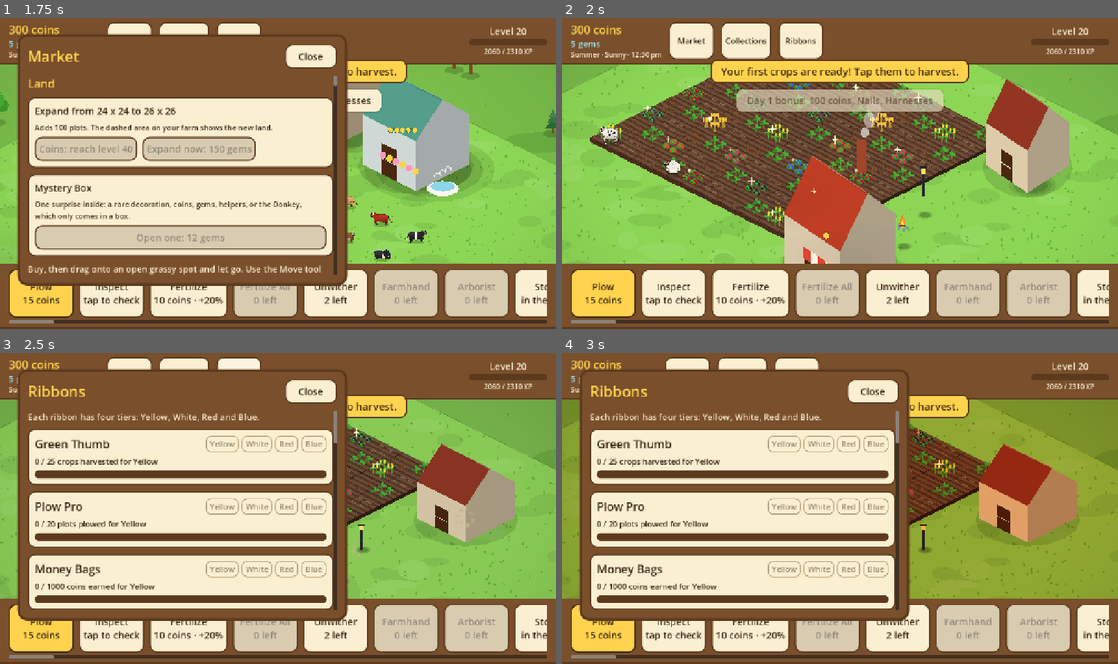
Above: before the commit, frames 1-4 (two rows, left to right).
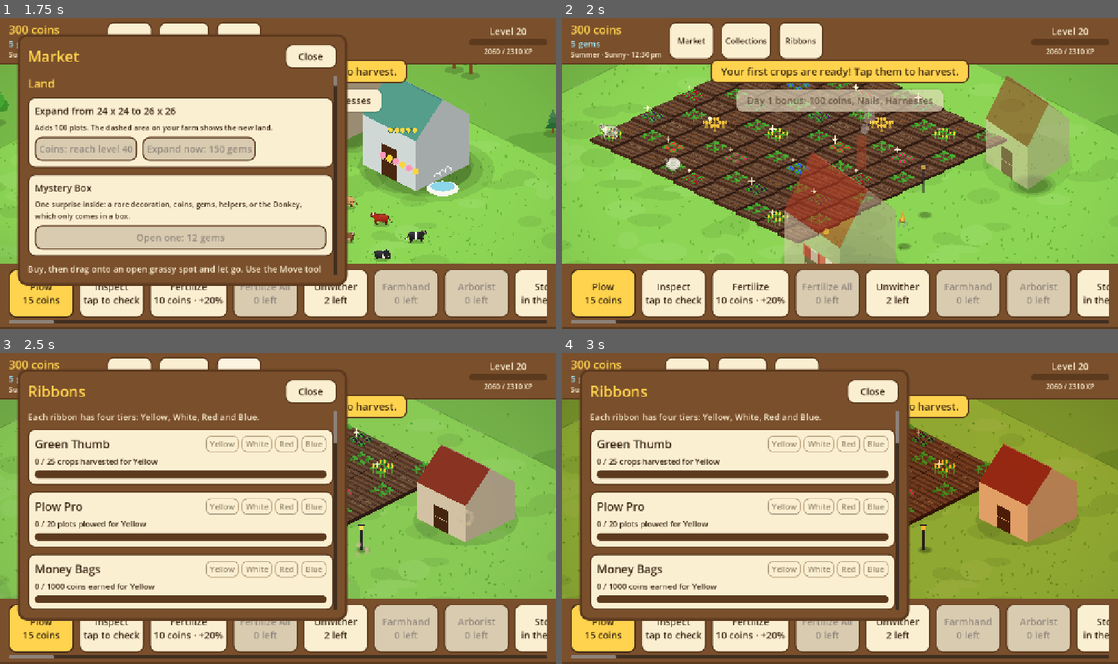
Above: after the commit, the same moments.

Repository: aniket-patra-1998/farm-game
Game: Godot game, scene res://tests/shots.tscn
Same seed, same stepped clock (60 frames per second), same inputs: the game is played once before the commit and once after it. This scene is started directly instead of the project's main scene.
Inputs:
- Up to frame 1 (1.75 s): click "Market" at 0.5 s; click "Collections" at 1.25 s
- Up to frame 2 (2 s): no input
- Up to frame 3 (2.5 s): click "Ribbons" at 2 s
- Up to frame 4 (3 s): click "Plow 15 coins" at 2.75 s

Frame 1 is identical in both runs. In frame 2, 16% of the frame differs, in the area x 5-92%, y 18-80%; in frame 3, 0.1%; in frame 4, nothing differs.

Commit message:
Babies: one look and one temperament for every species
Young animals are built from their parent's rig by one rule set (data/animal_
rigs.json "young"): smaller, with a bigger head and eyes, a shorter, rounder
body on long gangly legs, a short tail and a lighter coat, no horns, udder or
beard; chicks and poults are fluffy balls of down with a stub of a tail. Every
baby also shares one temperament: restless, with frolics (dashes where the body
springs off the ground and the legs tuck, often chained). New test and a sheet
of grown-ups beside their babies.

Co-Authored-By: Claude Opus 5.5 <noreply@anthropic.com>
Claude-Session: https://claude.ai/code/session_014fNSr1566M9NhC2mwnPott

Diff:
--- a/data/animal_rigs.json
+++ b/data/animal_rigs.json
@@ -1,6 +1,6 @@
 {
-  "_doc": "How each animal is built and how it behaves, for  …(432 unchanged characters)… r weights pick what an animal does next.",
-  "young": {"scale": 0.66, "head_scale": 1.3, "udder": false, "horns": "none", "beard": false, "comb": false, "wattle": false},
+  "_doc": "How each animal is built and how it behaves, for  …(432 unchanged characters)… r weights pick what an animal does next. Young animals (young) share one look and one way of behaving whatever their species: scaled down, with a bigger head and eyes, a shorter rounder body, long gangly legs, a short tail, and their own behaviour weights (frolic: bursts of bouncing play); by_type adjusts that for birds (fluffy chicks).",
+  "young": {"scale": 0.62, "head_scale": 1.35, "eye_scale": 1.5, "body_scale": [0.8, 0.96], "leg_scale": 1.18, "neck_scale": 0.75, "tail_scale": 0.55, "speed_scale": 1.3, "lighten": 0.08, "udder": false, "horns": "none", "beard": false, "comb": false, "wattle": false, "tusks": false, "display": false, "behaviour": {"frolic": 0.22, "walk": 0.26, "graze": 0.2, "idle": 0.14, "look": 0.18}, "by_type": {"bird": {"body_scale": [0.88, 1.0], "leg_scale": 1.0, "neck_scale": 0.55, "fluff": true, "tail": "nub", "eye_scale": 1.3}}},
   "families": {
     "cow": {"type": "quad", "body": [27, 14], "leg": 16, "neck": [15, 10], "neck_up": -0.5, "head": [15, 11],
       "muzzle": "pink", "ears": "side", "horns": "nubs", "tail": "tuft", "tail_len": 22, "udder": true,
--- a/scripts/world/animals/animal_art.gd
+++ b/scripts/world/animals/animal_art.gd
@@ -26,7 +26,7 @@
 static func draw(ci: CanvasItem, ground: Vector2, it: Dictionary, ready: bool, pose: AnimalPose = null) -> void:
 	var p: AnimalPose = pose if pose != null else AnimalPose.rest()
 	var rig := AnimalRig.of(it)
-	var body := Color.html(str(it.get("color", "#ffffff")))
+	var body := Color.html(str(it.get("color", "#ffffff"))).lightened(rig.num("lighten", 0.0))
 	var accent := Color.html(str(it.get("accent", "#333333")))
 	var top: float
 	match rig.type:
--- a/scripts/world/animals/animal_behaviour.gd
+++ b/scripts/world/animals/animal_behaviour.gd
@@ -1,14 +1,15 @@
 class_name AnimalBehaviour
 extends RefCounted
 ## What one animal is doing, decided like FarmVille's animals did it: little walks around its spot,
-## long spells of grazing or pecking, looking around, the odd flap or tail fan. Runs a small state
+## long spells of grazing or pecking, looking around, the odd flap or tail fan. Babies of every species
+## share one temperament (their rig's young behaviour): restless, with bursts of bouncing play (frolic). Runs a small state
 ## machine and writes an AnimalPose every frame; the animal's piece reads `offset` and `facing`.
 ##
 ## Every value eases toward its target (no snapping), the walk cycle advances with the distance actually
 ## walked (so feet stay planted), and each animal has its own random stream, seeded by its uid, so a farm
 ## looks the same every time it loads but no two animals move in step.
 
-enum State { IDLE, WALK, GRAZE, LOOK, FLAP, DISPLAY }
+enum State { IDLE, WALK, GRAZE, LOOK, FLAP, DISPLAY, FROLIC }
 
 const TURN_SPEED := 7.0          # facing changes through 0: the body narrows, then widens the other way
 const STRIDE_EASE := 7.0         # how fast the legs blend between standing and walking
@@ -23,6 +24,9 @@
 const SWISH_TIME := 1.2
 const MIN_WALK := 0.35           # a walk covers at least this share of the wander range
 const ARRIVED := 0.6             # px
+const FROLIC_SPEED := 2.4        # a frolic is a dash: this many times walking speed
+const BOUNCE_RATE := 3.0         # bounces a second while frolicking
+const FROLIC_AGAIN := 0.45       # chance a frolic runs straight into another
 
 const DURATIONS := {
 	State.IDLE: Vector2(1.5, 4.0),
@@ -31,6 +35,7 @@
 	State.LOOK: Vector2(1.2, 2.6),
 	State.FLAP: Vector2(0.6, 0.9),
 	State.DISPLAY: Vector2(2.5, 4.0),
+	State.FROLIC: Vector2(1.0, 2.2),
 }
 
 var rig: AnimalRig
@@ -75,7 +80,7 @@
 	delta = minf(delta, 0.1)  # a long frame (a hitch, the app resuming) doesn't fling animals across the farm
 	pose.time += delta
 	_left -= delta
-	if state == State.WALK:
+	if state == State.WALK or state == State.FROLIC:
 		_walk(delta)
 	if _left <= 0.0:
 		_choose_next()
@@ -104,6 +109,8 @@
 	match next:
 		"walk":
 			_start_walk()
+		"frolic":
+			_start_walk(true)
 		"graze", "peck":
 			_enter(State.GRAZE)
 		"look":
@@ -123,7 +130,7 @@
 	_left = seconds if seconds >= 0.0 else _rng.randf_range(d.x, d.y)
 
 
-func _start_walk() -> void:
+func _start_walk(frolic := false) -> void:
 	# A spot inside the wander ellipse, far enough away to be worth the walk.
 	for attempt in 6:
 		var a := _rng.randf() * TAU
@@ -134,7 +141,7 @@
 			break
 	if absf(_target.x - offset.x) > 1.0:
 		facing = signf(_target.x - offset.x)
-	_enter(State.WALK)
+	_enter(State.FROLIC if frolic else State.WALK)
 
 
 ## Distance in units of the wander ellipse (1 = its edge).
@@ -145,16 +152,20 @@
 func _walk(delta: float) -> void:
 	var to := _target - offset
 	if to.length() <= ARRIVED:
-		_enter(State.IDLE)
+		if state == State.FROLIC and _rng.randf() < FROLIC_AGAIN:
+			_start_walk(true)  # and off again
+		else:
+			_enter(State.IDLE)
 		return
 	# Speed follows the legs: slow while they blend in, full once walking.
-	var step := minf(to.length(), rig.num("speed", 10.0) * rig.scale * delta * maxf(pose.stride, 0.15))
+	var speed := rig.num("speed", 10.0) * rig.scale * (FROLIC_SPEED if state == State.FROLIC else 1.0)
+	var step := minf(to.length(), speed * delta * maxf(pose.stride, 0.15))
 	offset += to.normalized() * step
 	pose.gait = fposmod(pose.gait + step / maxf(rig.cycle_length(), 0.001), 1.0)
 
 
 func _ease_body(delta: float) -> void:
-	var walking := state == State.WALK
+	var walking := state == State.WALK or state == State.FROLIC
 	pose.stride = move_toward(pose.stride, 1.0 if walking else 0.0, delta * STRIDE_EASE)
 	var head_to := 0.0
 	var look_to := 0.0
@@ -178,7 +189,12 @@
 	pose.jaw = sin(pose.time * 11.0) * pose.head if state == State.GRAZE and not is_bird() else 0.0
 	pose.wing = move_toward(pose.wing, 1.0 if state == State.FLAP else 0.0, delta * 9.0)
 	pose.display = move_toward(pose.display, 1.0 if state == State.DISPLAY else 0.0, delta * 2.5)
-	pose.hop = absf(sin(pose.gait * TAU)) * pose.stride if rig.type == "hop" else 0.0
+	if rig.type == "hop":
+		pose.hop = absf(sin(pose.gait * TAU)) * pose.stride
+	elif state == State.FROLIC:
+		pose.hop = pow(absf(sin(pose.time * BOUNCE_RATE * PI + _phase)), 0.7) * pose.stride
+	else:
+		pose.hop = move_toward(pose.hop, 0.0, delta * 6.0)
 
 
 func _idle_motions(delta: float) -> void:
--- a/scripts/world/animals/animal_rig.gd
+++ b/scripts/world/animals/animal_rig.gd
@@ -58,18 +58,37 @@
 	var v: Dictionary = (families_data.get(r.family, families_data.get(DEFAULT_FAMILY, {})) as Dictionary).duplicate(true)
 	v.merge((_data.get("variants", {}) as Dictionary).get(r.id, {}), true)
 	r.young = bool(it.get("young", false))
+	r.scale = float(v.get("scale", 1.0))
 	if r.young:
-		var y: Dictionary = _data.get("young", {})
-		r.scale = float(v.get("scale", 1.0)) * float(y.get("scale", 1.0))
-		r.head_scale = float(y.get("head_scale", 1.0))
-		for k in y:
-			if k != "scale" and k != "head_scale":
-				v[k] = y[k]
-	else:
-		r.scale = float(v.get("scale", 1.0))
+		_make_young(r, v)
 	r.type = str(v.get("type", "quad"))
 	r.values = v
 	return r
+
+
+## Turns a grown animal's build into its baby: one set of rules for every species (data/animal_rigs.json
+## "young", adjusted for its body type by "by_type"), so all babies look and behave alike.
+static func _make_young(r: AnimalRig, v: Dictionary) -> void:
+	var y: Dictionary = (_data.get("young", {}) as Dictionary).duplicate(true)
+	var type := str(v.get("type", "quad"))
+	y.merge(((y.get("by_type", {}) as Dictionary).get(type, {}) as Dictionary), true)
+	r.scale *= float(y.get("scale", 1.0))
+	r.head_scale = float(y.get("head_scale", 1.0))
+	_scale_pair(v, "body", y.get("body_scale", [1.0, 1.0]))
+	_scale_pair(v, "neck", [float(y.get("neck_scale", 1.0)), 1.0])
+	for k in [["leg", "leg_scale"], ["tail_len", "tail_scale"], ["speed", "speed_scale"]]:
+		if v.has(k[0]):
+			v[k[0]] = float(v[k[0]]) * float(y.get(k[1], 1.0))
+	for k in y:
+		if not (k in ["scale", "head_scale", "body_scale", "neck_scale", "leg_scale", "tail_scale", "speed_scale",
+				"by_type"]):
+			v[k] = y[k]
+
+
+static func _scale_pair(v: Dictionary, key: String, by: Variant) -> void:
+	var a = v.get(key)
+	if typeof(a) == TYPE_ARRAY and (a as Array).size() >= 2 and typeof(by) == TYPE_ARRAY:
+		v[key] = [float(a[0]) * float(by[0]), float(a[1]) * float(by[1])]
 
 
 func num(key: String, fallback := 0.0) -> float:
--- a/scripts/world/animals/bird_art.gd
+++ b/scripts/world/animals/bird_art.gd
@@ -22,13 +22,17 @@
 	var bob := absf(sin(p.gait * TAU)) * 1.2 * k * p.stride
 	var roll := sin(p.gait * TAU) * 0.13 * p.stride if waddle else 0.0
 	var tilt := -0.22 + roll - 0.12 * p.head  # rear up a little; tips forward to peck
-	var c := g + Vector2(0, -(leg + r.y * 0.8) - bob + p.breath * 0.25 * k)
+	var air := p.hop * leg * 0.8
+	var c := g + Vector2(0, -(leg + r.y * 0.8) - bob - air + p.breath * 0.25 * k)
 
 	AnimalArt.shadow(ci, g + Vector2(0, 1.5), r.x * 1.05, r.y * 0.42)
 	_leg(ci, g, c, r, rig, p, LEG_PHASES[0], false)
 	_tail(ci, c, r, rig, p, tilt, body, accent)
 	var shape := AnimalArt.ellipse(c, r.x, r.y, tilt, 24)
-	AnimalArt.fill_lit(ci, shape, body, k)
+	if rig.flag("fluff"):
+		_fluff(ci, c, r, tilt, body, k)
+	else:
+		AnimalArt.fill_lit(ci, shape, body, k)
 	if rig.flag("shine"):
 		_glints(ci, c, r, p, k)
 	_wing(ci, c, r, rig, p, tilt, body, accent, true)
@@ -44,7 +48,8 @@
 	var depth := Vector2.ZERO if near else Vector2(2.5 * k, -1.5 * k)
 	var hip := c + Vector2(r.x * 0.05, r.y * 0.62) + depth
 	var u := fposmod(p.gait + phase, 1.0)
-	var foot := Vector2(hip.x, g.y + depth.y) + AnimalArt.foot_offset(u, 0.9 * leg, 0.45 * leg) * p.stride
+	var foot := Vector2(hip.x, g.y + depth.y - p.hop * leg * 0.6) \
+		+ AnimalArt.foot_offset(u, 0.9 * leg, 0.45 * leg) * p.stride
 	var bone := (foot.y - hip.y) * 0.56
 	var ankle := AnimalArt.joint(hip, foot, bone, bone, 1.0)
 	var col := (BEAK if rig.flag("webbed") else SHANK).darkened(0.0 if near else 0.25)
@@ -82,6 +87,10 @@
 				var tip := base + Vector2.from_angle(a) * length
 				AnimalArt.fill(ci, AnimalArt.leaf(base, a, length, 6.5 * k), accent.lerp(body, 0.15), k)
 				ci.draw_line(base.lerp(tip, 0.78), base.lerp(tip, 0.88), AnimalArt.CREAM, 2.0 * k, true)
+		"nub":
+			# A chick's stub of down.
+			AnimalArt.fill(ci, AnimalArt.leaf(base, PI * 1.1 + tilt - 0.4 + p.tail * 0.6, 4.0 * k, 4.0 * k),
+				body.darkened(0.06), k)
 		_:
 			# A duck's short tail, flicking up.
 			AnimalArt.fill(ci, AnimalArt.leaf(base, PI * 1.05 + tilt - 0.35 + p.tail * 0.4, 7.0 * k, 5.0 * k),
@@ -161,7 +170,8 @@
 		var wc: Vector2 = at.call(Vector2(size.x * 0.75, size.y * 0.85))
 		AnimalArt.fill(ci, AnimalArt.ellipse(wc + Vector2(0, sin(p.time * 7.0) * 0.4 * k), 1.6 * k, 2.6 * k, 0.0, 10),
 			COMB, k)
-	AnimalArt.eye(ci, at.call(Vector2(size.x * 0.2, -size.y * 0.2)), 1.5 * k, p.blink, head_col, k)
+	AnimalArt.eye(ci, at.call(Vector2(size.x * 0.2, -size.y * 0.2)), 1.5 * k * rig.num("eye_scale", 1.0), p.blink,
+		head_col, k)
 
 
 ## A golden bird glitters: small star glints come and go on its body.
@@ -172,3 +182,16 @@
 		var at := c + Vector2((-0.4 + 0.4 * i) * r.x, (-0.3 + 0.25 * (i % 2)) * r.y)
 		ci.draw_line(at - Vector2(s, 0), at + Vector2(s, 0), GLINT, 1.2, true)
 		ci.draw_line(at - Vector2(0, s), at + Vector2(0, s), GLINT, 1.2, true)
+
+
+## A chick's downy body: a soft round shape with a fuzzy edge of little tufts instead of a hard outline.
+static func _fluff(ci: CanvasItem, c: Vector2, r: Vector2, tilt: float, body: Color, k: float) -> void:
+	var edge := AnimalArt.ellipse(c, r.x, r.y, tilt, 18)
+	for v in edge:
+		ci.draw_circle(v, 2.6 * k, AnimalArt.OUTLINE)
+	for v in edge:
+		ci.draw_circle(v, 2.1 * k, body.lightened(0.06))
+	AnimalArt.fill_lit(ci, AnimalArt.ellipse(c, r.x * 0.98, r.y * 0.98, tilt, 22), body, k, false)
+	for i in 4:
+		var at := c + Vector2((-0.45 + 0.3 * i) * r.x, (-0.15 + 0.2 * (i % 2)) * r.y).rotated(tilt)
+		ci.draw_arc(at, 1.8 * k, PI * 1.1, PI * 1.9, 5, body.darkened(0.1), maxf(1.0, k), true)
--- a/scripts/world/animals/quadruped_art.gd
+++ b/scripts/world/animals/quadruped_art.gd
@@ -22,11 +22,13 @@
 	var leg := rig.size("leg", 15.0)
 	var walk := p.stride
 	var rise := pow(sin(p.gait * TAU * 2.0), 2.0) * 1.4 * k * walk  # the body rises as each leg passes under
-	var c := g + Vector2(0, -(leg + r.y * 0.62) - rise + p.breath * 0.35 * k)
+	# A frolicking youngster springs off the ground: the body leaves it and the legs tuck up.
+	var air := p.hop * leg * 0.55
+	var c := g + Vector2(0, -(leg + r.y * 0.62) - rise - air + p.breath * 0.35 * k)
 	var markings := rig.text("markings", "none")
 	var head_col := _head_colour(rig, body, accent, markings)
 
-	AnimalArt.shadow(ci, g + Vector2(0, 2), r.x * 1.15, r.y * 0.55)
+	AnimalArt.shadow(ci, g + Vector2(0, 2), r.x * 1.15 * (1.0 - 0.25 * p.hop), r.y * 0.55 * (1.0 - 0.25 * p.hop))
 	for spec in LEGS:
 		if not spec[2]:
 			_leg(ci, g, c, r, rig, p, spec, body, accent, markings)
@@ -61,7 +63,7 @@
 	var fore: bool = spec[3]
 	var depth := Vector2(0, 0) if near else Vector2(3.5 * k, -2.2 * k)
 	var hip := c + Vector2(float(spec[0]) * r.x, r.y * 0.35) + depth
-	var rest := Vector2(hip.x + (0.6 if fore else -0.6) * k, g.y + depth.y)
+	var rest := Vector2(hip.x + (0.6 if fore else -0.6) * k, g.y + depth.y - p.hop * leg * 0.4)
 	var u := fposmod(p.gait + float(spec[1]), 1.0)
 	var foot := rest + AnimalArt.foot_offset(u, AnimalArt.STRIDE * leg, AnimalArt.LIFT * leg) * p.stride
 	var bone := (rest.y - hip.y) * 0.56
@@ -227,7 +229,7 @@
 		ci.draw_arc(at.call(Vector2(hl * 0.36, hh * 0.3)), 2.0 * k, angle - PI * 0.9, angle - PI * 0.1, 6, AnimalArt.CREAM,
 			1.6 * k, true)
 	_horns(ci, at, angle, hl, hh, k, rig.text("horns", "none"), accent)
-	AnimalArt.eye(ci, at.call(Vector2(-hl * 0.06, -hh * 0.16)), 1.7 * k, p.blink, col, k)
+	AnimalArt.eye(ci, at.call(Vector2(-hl * 0.06, -hh * 0.16)), 1.7 * k * rig.num("eye_scale", 1.0), p.blink, col, k)
 
 
 static func _muzzle_colour(kind: String, head_col: Color) -> Color:
--- a/tests/shots.gd
+++ b/tests/shots.gd
@@ -97,7 +97,12 @@
 	_shot(dir + "/crafting_and_animals.png")
 	# Every animal family through its walk cycle (four phases), grazing or pecking, and flapping or
 	# displaying: a sheet for checking the rigs and gaits frame by frame.
-	await _animal_sheet(dir + "/animals_walk.png")
+	await _animal_sheet(dir + "/animals_walk.png", ["cow", "bull", "horse", "sheep", "goat", "pig", "donkey",
+		"alpaca", "calf", "chicken", "turkey", "duck", "goose", "rabbit", "turtle", "bee"])
+	# Grown-ups beside their babies: every baby shares one look (and one temperament).
+	await _animal_sheet(dir + "/animals_babies.png", ["cow", "calf", "horse", "foal", "sheep", "lamb", "pig",
+		"piglet", "turkey", "baby_turkey", "duck", "ugly_duckling", "hereford_cow", "hereford_calf", "black_pony",
+		"gray_foal"])
 	# The same farm a moment later, so the animals are caught mid-stride.
 	await _frames(40)
 	_shot(dir + "/animals_moving.png")
@@ -183,9 +188,7 @@
 	get_viewport().get_texture().get_image().save_png(path)
 
 
-func _animal_sheet(path: String) -> void:
-	var ids := ["cow", "bull", "horse", "sheep", "goat", "pig", "donkey", "alpaca", "calf", "chicken", "turkey",
-		"duck", "goose", "rabbit", "turtle", "bee"]
+func _animal_sheet(path: String, ids: Array) -> void:
 	var layer := CanvasLayer.new()
 	layer.layer = 50
 	var bg := ColorRect.new()
--- a/tests/suites/animals_test.gd
+++ b/tests/suites/animals_test.gd
@@ -446,3 +446,44 @@
 	var calf := AnimalRig.of(g.item_data("calf"))
 	_check(calf.young and calf.scale < cow.scale and calf.head_scale > 1.0, "a calf is small with a big head")
 	_done(g)
+
+
+func test_91_babies_look_and_play_alike() -> void:
+	var g := _farm(true)
+	var young_weights := {}
+	for id in g.items:
+		var it: Dictionary = g.items[id]
+		if it.get("kind", "") != "animal":
+			continue
+		var rig := AnimalRig.of(it)
+		if not rig.young:
+			continue
+		# One temperament for every baby, whatever the species.
+		var w := JSON.stringify(rig.behaviour())
+		young_weights[w] = true
+		_check(rig.behaviour().has("frolic"), "%s plays" % id)
+		_check(rig.num("eye_scale", 1.0) > 1.0, "%s has big baby eyes" % id)
+		_check(not rig.flag("udder") and rig.text("horns", "none") == "none", "%s has no udder or horns" % id)
+	_eq(young_weights.size(), 1, "every baby shares one way of behaving")
+	var cow := AnimalRig.of(g.item_data("cow"))
+	var calf := AnimalRig.of(g.item_data("calf"))
+	_check(calf.size("leg") / calf.pair("body").x > cow.size("leg") / cow.pair("body").x,
+		"a calf is leggy: long legs for its short body")
+	_check(AnimalRig.of(g.item_data("baby_turkey")).flag("fluff"), "a poult is fluffy")
+	# A calf frolics: it dashes and bounces off the ground, then settles.
+	var b := AnimalBehaviour.new(calf, 11, Vector2(14, 7))
+	var bounced := false
+	var dashed := false
+	for i in 4000:
+		b.update(1.0 / 30.0)
+		if b.state == AnimalBehaviour.State.FROLIC:
+			dashed = true
+			bounced = bounced or b.pose.hop > 0.8
+	_check(dashed and bounced, "a calf frolics and bounces")
+	var adult := AnimalBehaviour.new(cow, 11, Vector2(14, 7))
+	var adult_frolics := false
+	for i in 4000:
+		adult.update(1.0 / 30.0)
+		adult_frolics = adult_frolics or adult.state == AnimalBehaviour.State.FROLIC
+	_check(not adult_frolics, "grown cows don't frolic")
+	_done(g)
